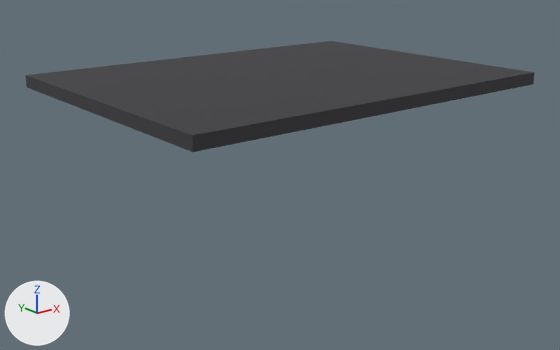
Before and after pictures for a commit that changed the FBX model assets/roads/SM_Road_Dirt_Straight10m.fbx.
Rendered twice from a camera (50 mm lens) standing at (-11.89, -14.77, 3.32) and looking at (-0.22, -0.17, -2.52). The axes (+X, +Y, +Z) are drawn at lower left. The lights are the same throughout. The older version comes first.

Names of what the first picture shows: 'SM_Road_Dirt_Straight10m.001'.
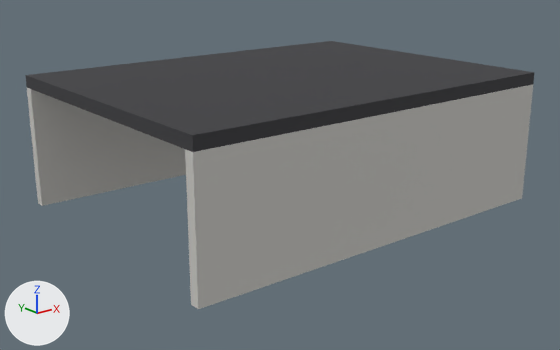
What differs and where, as boxes (x1, y1, x2, y2) in the pictures (560 x 350 px):
'SM_Road_Dirt_Straight10m.001', reshaped (140% taller): before (25, 41, 535, 152); after (25, 41, 535, 309)
part 1 of me_sm_road_dirt_straight10m_001, added: after (27, 85, 533, 309)

What the commit changed:
Material 'Plinth' (mat_plinth) is new.
Its base color is (0.6, 0.59, 0.56) (light grey #cbcac5).
Its roughness is 0.8.
me_sm_road_dirt_straight10m_001 is used by ob_sm_road_dirt_straight10m_001; location (0.0, 0.0, 0.0).
me_sm_road_dirt_straight10m_001 had 84 vertices, 82 faces and spanned x -5.0..5.0, y -3.75..3.75, z -0.3..0.0.
me_sm_road_dirt_straight10m_001 now has 210 vertices, 246 faces and spans x -5.0..5.0, y -3.75..3.75, z -3.3..0.0.
Part 1, on me_sm_road_dirt_straight10m_001:
42 new vertices lie (0.0, 0.0, -3.0) away from vertices in x -5.0..5.0, y -3.75..3.75, z -0.3.
42 new vertices lie (0.0, 0.25, 0.0) away from vertices in x -5.0..5.0, y -3.75, z -3.3..-0.3.
42 new vertices lie (0.0, -0.25, 0.0) away from vertices in x -5.0..5.0, y 3.75, z -3.3..-0.3.
164 new faces join them, mat_plinth (light grey #cbcac5).
me_sm_road_dirt_straight10m_001 gains material mat_plinth (light grey #cbcac5).
